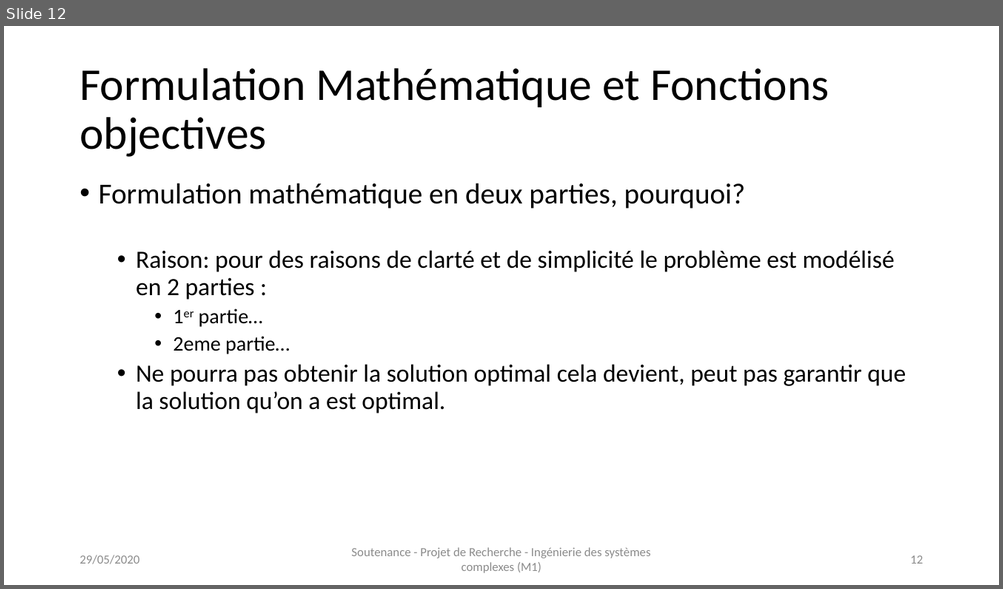
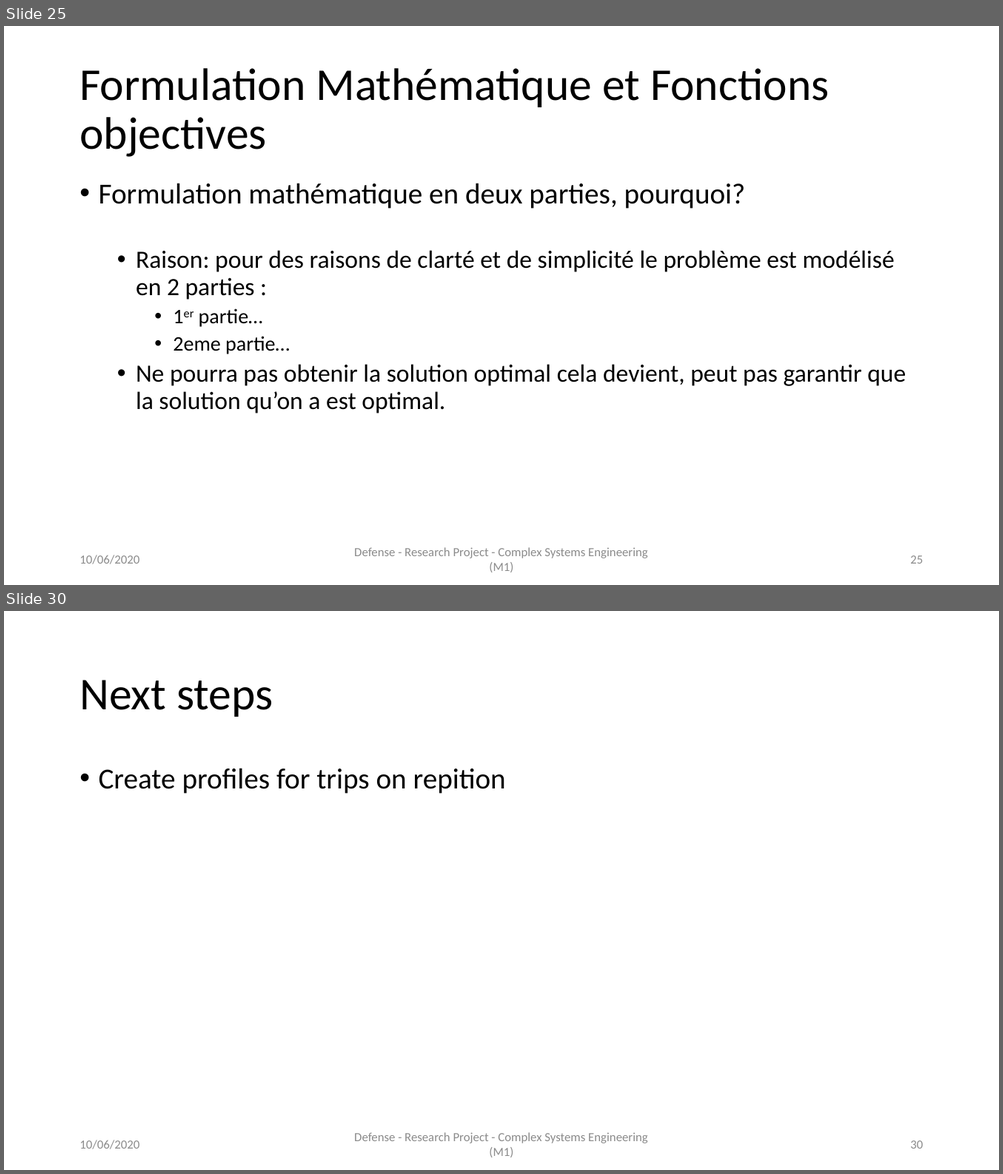
Before and after one commit to AymanABDELHAMID/OD_MTO_DARP, a slide deck: Presentation/presentation_AymanMahmoud.pptx. Shown one above the other, each under a label of ours: slide 12 before the commit, slides 25 and 30 after it; the slides between them are not shown. The pictures are 1003x589 and 1003x1174 pixels, drawn with LibreOffice and Linux fonts; fonts in the diff are those of the drawing. Boxes give left, top, right and bottom in pixels: in the first picture for what was removed or moved away, otherwise in the second. Text is boxed around its words. In the diff, an @@ line names an element or a change of style, - is before the commit and + after.

```diff
--- a/Presentation/presentation_AymanMahmoud.pptx
+++ b/Presentation/presentation_AymanMahmoud.pptx
@@ slide 30 added at [4, 611, 999, 1170], background #FFFFFF @@
@@ title added at [79, 680, 273, 717], 44 pt, text #000000 @@
+Next steps
@@ text added at [99, 768, 506, 794], 28 pt, text #000000 @@
+• Create profiles for trips on repition
@@ text added at [79, 1140, 139, 1150], 12 pt, text #8C8C8C @@
+10/06/2020
@@ text added at [354, 1133, 648, 1158], 12 pt, text #8C8C8C @@
+Defense - Research Project - Complex Systems Engineering (M1)
@@ page number added at [910, 1141, 922, 1149], 12 pt, text #8C8C8C @@
+30
@@ what was slide 12 is now slide 25 @@
@@ slide 25 changed as well @@
@@ text at [79, 555, 139, 565]: text changed @@
-29/05/2020
+10/06/2020
@@ text at [354, 548, 648, 573]: text changed @@
-Soutenance - Projet de Recherche - Ingénierie des systèmes complexes (M1)
+Defense - Research Project - Complex Systems Engineering (M1)
@@ page number at [910, 556, 922, 564]: text changed @@
-12
+25
```
Also in this commit, not shown: 9 other slides changed, 21 other slides added, 8 slides removed, 3 other files.
